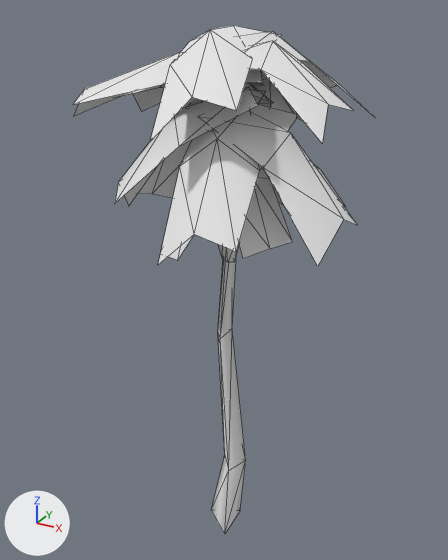
The COLLADA model binaries/data/mods/official/art/meshes/gaia/tree_senegal_07.dae: old version first, new version second.
Rendered twice from a 50 mm camera at (0.179, -0.32, 0.361) aimed at (-0.007, 0.018, 0.193). Arrows for +X, +Y and +Z are at lower left; the lights stay in place. Mesh edges are drawn as thin lines. Where no turn or scale is listed for an object, it has been applied to the vertices.

The first picture shows 'Object72-Pivot'.
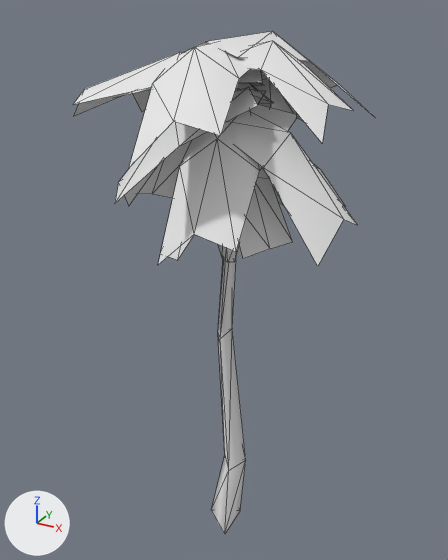
The newer file is also turned or shifted as a whole; pictures and numbers use the older file's frame.

Boxes [x1, y1, x2, y2] around the edits, measured in the pictures (448 x 560 px; the box of a moved part takes in the faces that stretch with it):
'Object72-Pivot', reshaped
    before: [73, 26, 370, 534]
    after: [73, 31, 370, 534]
part 1 of me_object72mesh, moved or reshaped
    before: [150, 26, 282, 142]
    after: [129, 41, 251, 168]

What the commit changed:
me_object72mesh has 180 vertices, 174 faces and spans x 0.191..0.373, y -0.28..-0.111, z -0.383..-0.03.
me_object72mesh is used by ob_object72_pivot; location (-0.2885, 0.2152, 0.3809).
me_object72mesh part 1: the loose piece of 9 vertices spanning x 0.248..0.324, y -0.277..-0.165, z -0.082..-0.03 is moved by (0.005, -0.025, -0.008).
